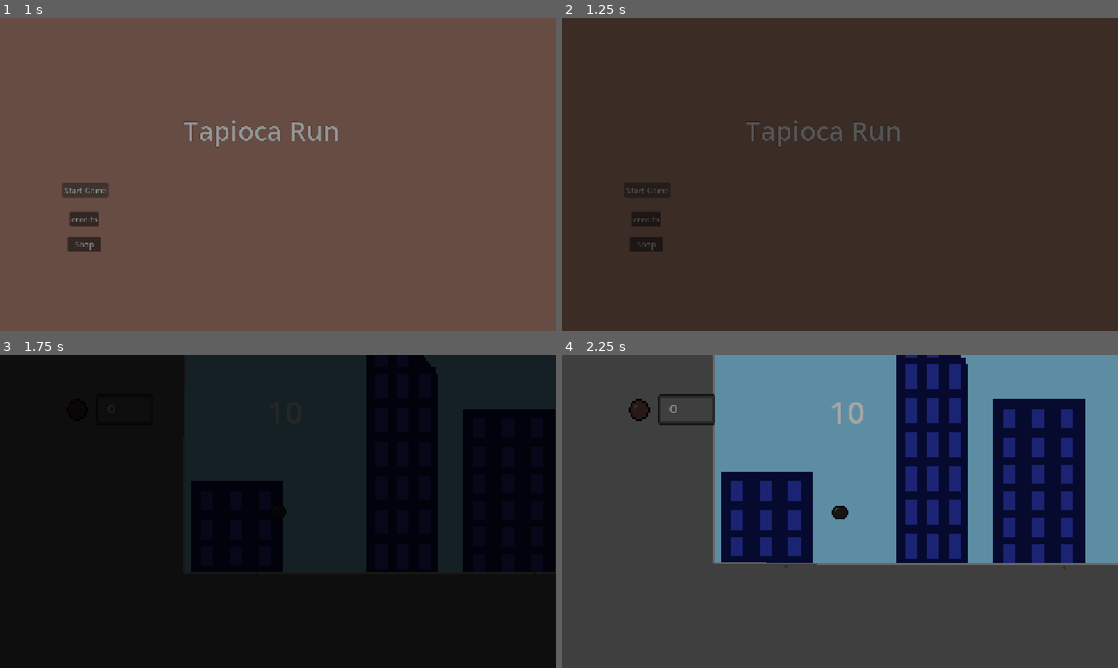
Above: before the commit, frames 1-4 (two rows, left to right).
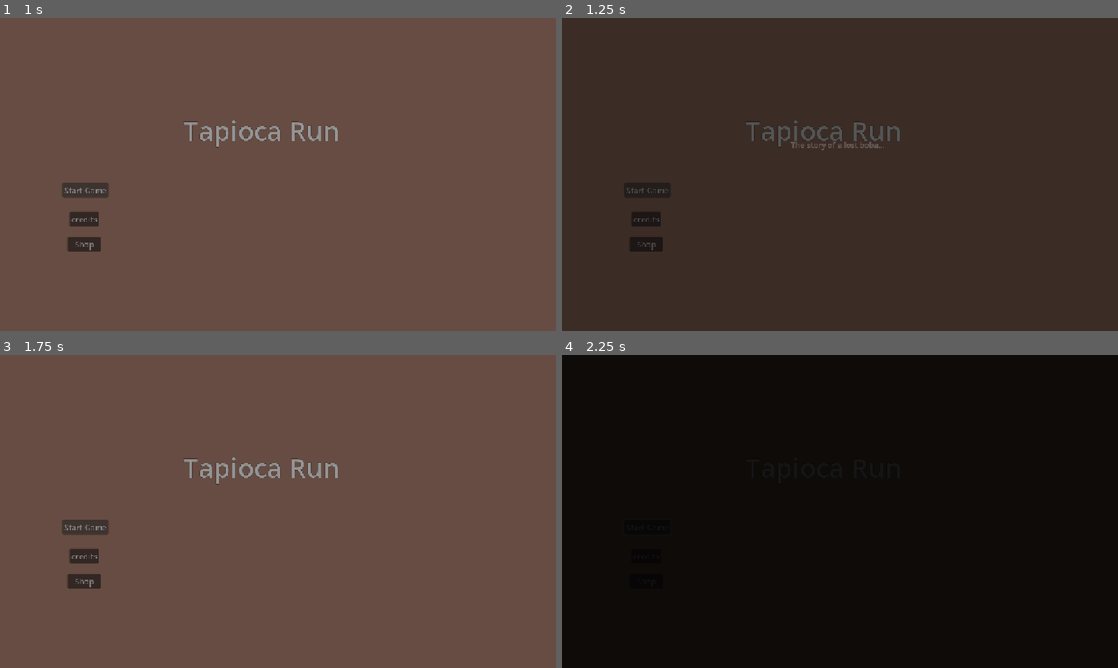
Above: after the commit, the same moments.

Repository: Adi-Ari-17/tapioca-run
Game: Godot game, scene res://scenes/main.tscn
Two runs of this game, one before a commit and one after it. Both use one fixed random seed, a clock stepped at 60 frames per second and the inputs below.
Inputs:
- Up to frame 1 (1 s): click "Start Game" at 0.5 s
- Up to frame 2 (1.25 s): no input
- Up to frame 3 (1.75 s): click "Start Game" at 1.25 s
- Up to frame 4 (2.25 s): hold Right (right) from 2.03 s (still down); tap Up (up) at 2.1 s

Frame 1 is identical in both runs. In frame 2, 0.1% of the frame differs, in the area x 41-58%, y 39-43%; in frame 3, 100%, in the area x 0-100%, y 0-100%; in frame 4, 100%.

Commit message:
'tutoiral'

Diff:
--- a/tapioca-run/scenes/main.tscn
+++ b/tapioca-run/scenes/main.tscn
@@ -20,6 +20,30 @@
 "update": 0,
 "values": [Color(1, 1, 1, 0)]
 }
+tracks/1/type = "value"
+tracks/1/imported = false
+tracks/1/enabled = true
+tracks/1/path = NodePath("TransitionLayer/Label:modulate")
+tracks/1/interp = 1
+tracks/1/loop_wrap = true
+tracks/1/keys = {
+"times": PackedFloat32Array(0),
+"transitions": PackedFloat32Array(1),
+"update": 0,
+"values": [Color(1, 1, 1, 0)]
+}
+tracks/2/type = "value"
+tracks/2/imported = false
+tracks/2/enabled = true
+tracks/2/path = NodePath("TransitionLayer/Label:visible")
+tracks/2/interp = 1
+tracks/2/loop_wrap = true
+tracks/2/keys = {
+"times": PackedFloat32Array(0),
+"transitions": PackedFloat32Array(1),
+"update": 1,
+"values": [false]
+}
 
 [sub_resource type="Animation" id="Animation_jyhfs"]
 resource_name = "fade in"
@@ -34,6 +58,18 @@
 "transitions": PackedFloat32Array(1, 1),
 "update": 0,
 "values": [Color(1, 1, 1, 0), Color(1, 1, 1, 1)]
+}
+tracks/1/type = "value"
+tracks/1/imported = false
+tracks/1/enabled = true
+tracks/1/path = NodePath("TransitionLayer/Label:visible")
+tracks/1/interp = 1
+tracks/1/loop_wrap = true
+tracks/1/keys = {
+"times": PackedFloat32Array(0),
+"transitions": PackedFloat32Array(1),
+"update": 1,
+"values": [false]
 }
 
 [sub_resource type="Animation" id="Animation_tbgi4"]
@@ -50,13 +86,69 @@
 "update": 0,
 "values": [Color(1, 1, 1, 1), Color(1, 1, 1, 0)]
 }
+tracks/1/type = "value"
+tracks/1/imported = false
+tracks/1/enabled = true
+tracks/1/path = NodePath("TransitionLayer/Label:visible")
+tracks/1/interp = 1
+tracks/1/loop_wrap = true
+tracks/1/keys = {
+"times": PackedFloat32Array(0),
+"transitions": PackedFloat32Array(1),
+"update": 1,
+"values": [false]
+}
+
+[sub_resource type="Animation" id="Animation_tefeu"]
+resource_name = "first timey"
+length = 4.0
+tracks/0/type = "value"
+tracks/0/imported = false
+tracks/0/enabled = true
+tracks/0/path = NodePath("TransitionLayer/ColorRect:modulate")
+tracks/0/interp = 1
+tracks/0/loop_wrap = true
+tracks/0/keys = {
+"times": PackedFloat32Array(0, 1),
+"transitions": PackedFloat32Array(1, 1),
+"update": 0,
+"values": [Color(1, 1, 1, 0), Color(1, 1, 1, 1)]
+}
+tracks/1/type = "value"
+tracks/1/imported = false
+tracks/1/enabled = true
+tracks/1/path = NodePath("TransitionLayer/Label:modulate")
+tracks/1/interp = 1
+tracks/1/loop_wrap = true
+tracks/1/keys = {
+"times": PackedFloat32Array(0, 0.5, 1.5),
+"transitions": PackedFloat32Array(1, 1, 1),
+"update": 0,
+"values": [Color(1, 1, 1, 0), Color(1, 1, 1, 0), Color(1, 1, 1, 1)]
+}
+tracks/2/type = "value"
+tracks/2/imported = false
+tracks/2/enabled = true
+tracks/2/path = NodePath("TransitionLayer/Label:visible")
+tracks/2/interp = 1
+tracks/2/loop_wrap = true
+tracks/2/keys = {
+"times": PackedFloat32Array(0),
+"transitions": PackedFloat32Array(1),
+"update": 1,
+"values": [true]
+}
 
 [sub_resource type="AnimationLibrary" id="AnimationLibrary_tefeu"]
 _data = {
 &"RESET": SubResource("Animation_sugp2"),
 &"fade in": SubResource("Animation_jyhfs"),
-&"fade out": SubResource("Animation_tbgi4")
+&"fade out": SubResource("Animation_tbgi4"),
+&"first timey": SubResource("Animation_tefeu")
 }
+
+[sub_resource type="LabelSettings" id="LabelSettings_tbgi4"]
+outline_size = 2
 
 [node name="Main" type="Node2D" unique_id=1428659675]
 script = ExtResource("1_0wfyh")
@@ -85,6 +177,17 @@
 root_node = NodePath("../..")
 libraries/ = SubResource("AnimationLibrary_tefeu")
 
+[node name="Label" type="Label" parent="GUI/TransitionLayer" unique_id=341526690]
+visible = false
+modulate = Color(1, 1, 1, 0)
+z_index = 26
+offset_left = 474.0
+offset_top = 251.0
+offset_right = 728.0
+offset_bottom = 274.0
+text = "The story of a lost boba..."
+label_settings = SubResource("LabelSettings_tbgi4")
+
 [node name="hud" parent="GUI" unique_id=1661951141 instance=ExtResource("4_jyhfs")]
 position = Vector2(226, 112)
 
--- /dev/null
+++ b/tapioca-run/scenes/tutoiral.tscn
@@ -0,0 +1,11 @@
+[gd_scene format=3 uid="uid://bkgo4jg7eomyj"]
+
+[node name="tutoiral" type="CanvasLayer" unique_id=1230783727]
+
+[node name="ColorRect" type="ColorRect" parent="." unique_id=1669630634]
+anchors_preset = 15
+anchor_right = 1.0
+anchor_bottom = 1.0
+grow_horizontal = 2
+grow_vertical = 2
+color = Color(0.69409156, 0.5130105, 0.44803417, 1)
--- a/tapioca-run/scripts/GameManager.gd
+++ b/tapioca-run/scripts/GameManager.gd
@@ -7,3 +7,4 @@
 var countdown: int = 0
 var count_max: int = 11
 var timecost: int = 5
+var first_time: bool = true
--- a/tapioca-run/scripts/main.gd
+++ b/tapioca-run/scripts/main.gd
@@ -28,8 +28,8 @@
 
 func game_starting() -> void:
 	print("game start")
-	if player:
-		player.set_physics_process(true)
+	if GameManager.first_time:
+		pass
 	change_level(GameManager.current_level, GameManager.spawn_pos)
 
 
--- a/tapioca-run/scripts/transition_layer.gd
+++ b/tapioca-run/scripts/transition_layer.gd
@@ -1,9 +1,14 @@
 extends Node
 
 @onready var animation_player: AnimationPlayer = $AnimationPlayer
+@onready var label: Label = $Label
 
 func fade_in() -> void:
-	animation_player.play("fade in")
+	if GameManager.first_time:
+		animation_player.play("first timey")
+		GameManager.first_time = false
+	else:
+		animation_player.play("fade in")
 	await animation_player.animation_finished
 
 func fade_out() -> void:
